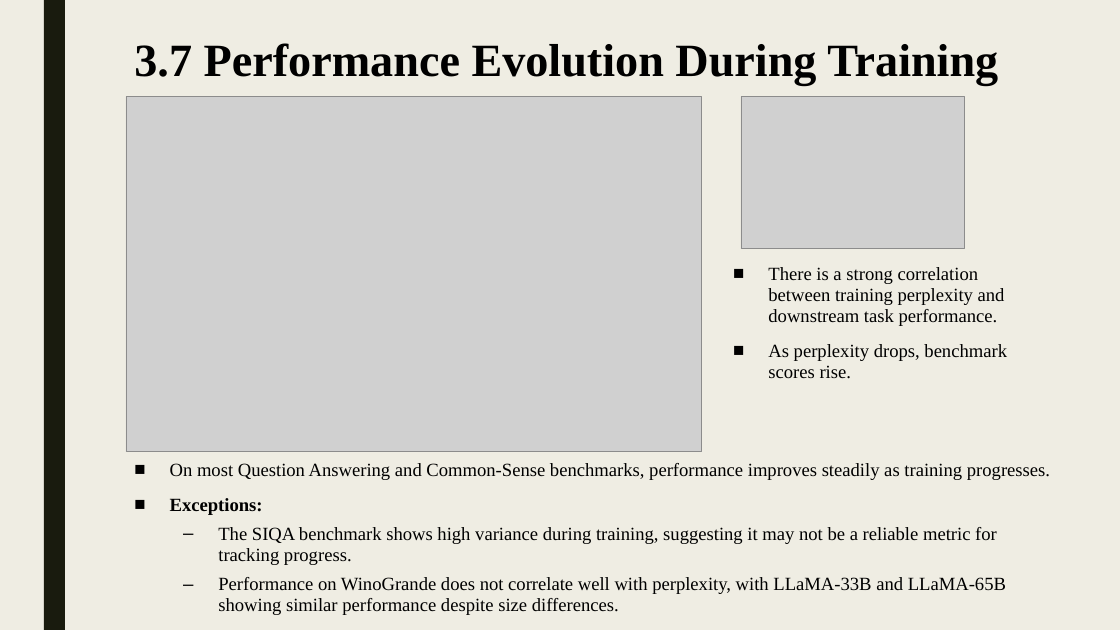
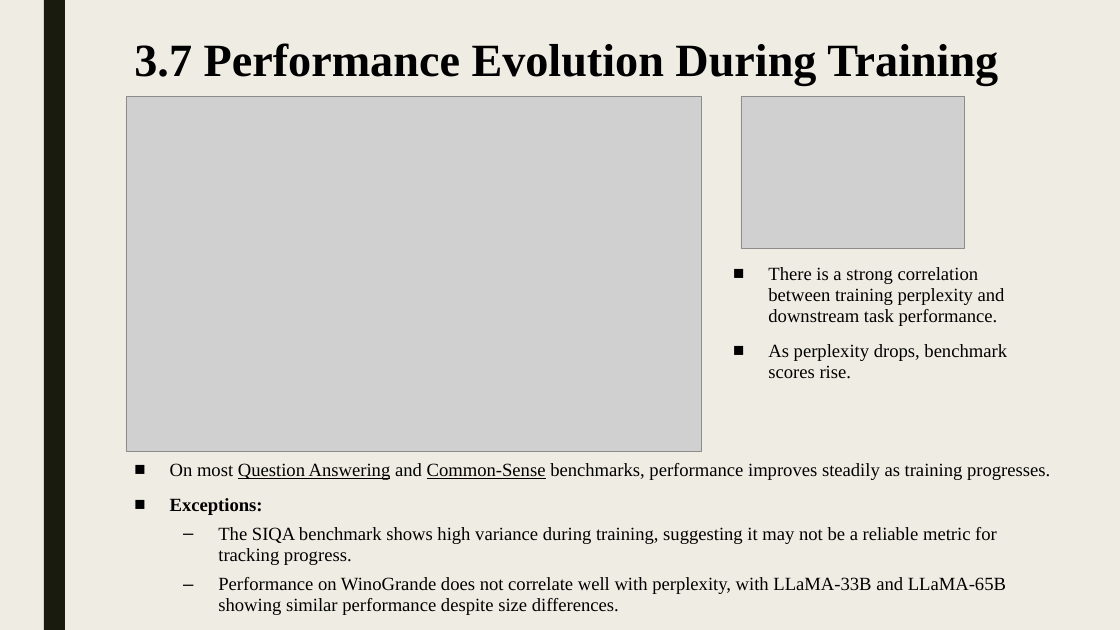
Before and after one commit to shlomi1993/llm-from-scratch, a slide deck: slide 13 of presentation/Lecture Slides.pptx. Drawn at 1120x630 pixels with LibreOffice and Linux fonts; fonts in the diff are those of the drawing; grey boxes stand for pictures. Boxes give left, top, right and bottom in pixels: in the first picture for what was removed or moved away, otherwise in the second. Text is boxed around its words. In the diff, an @@ line names an element or a change of style, - is before the commit and + after.

```diff
--- a/presentation/Lecture Slides.pptx
+++ b/presentation/Lecture Slides.pptx
@@ text at box(170, 463, 1050, 480): underline on in "Question Answering Common-Sense" @@
```
Also in this commit, not shown: 11 other slides changed, 4 other files.
